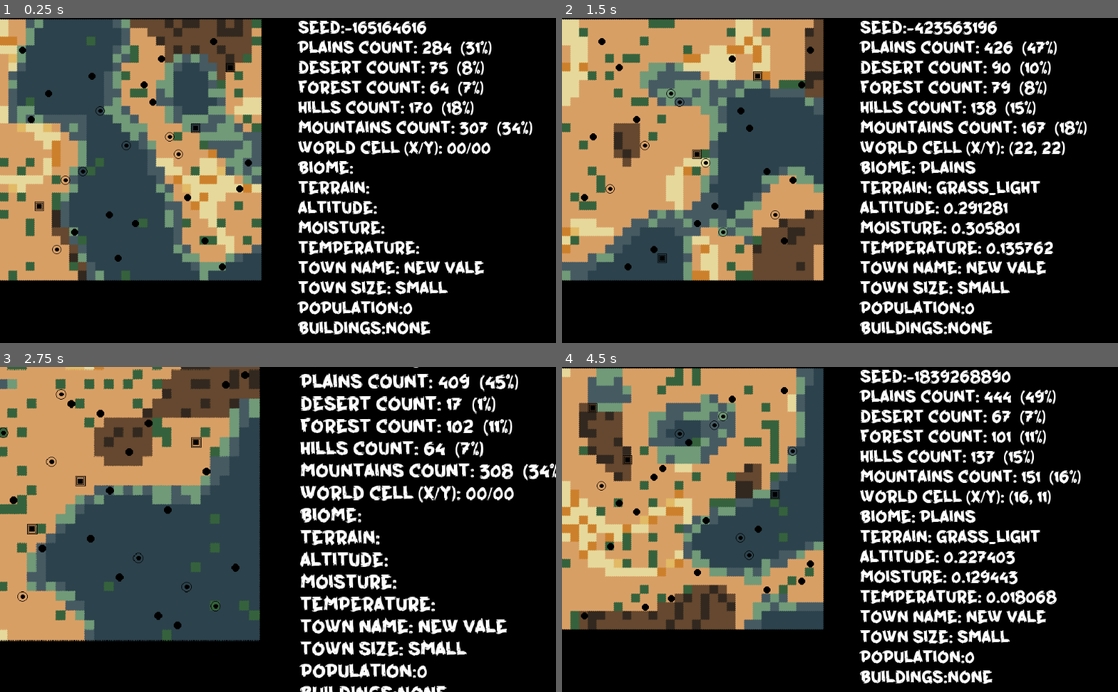
Above: before the commit, frames 1-4 (two rows, left to right).
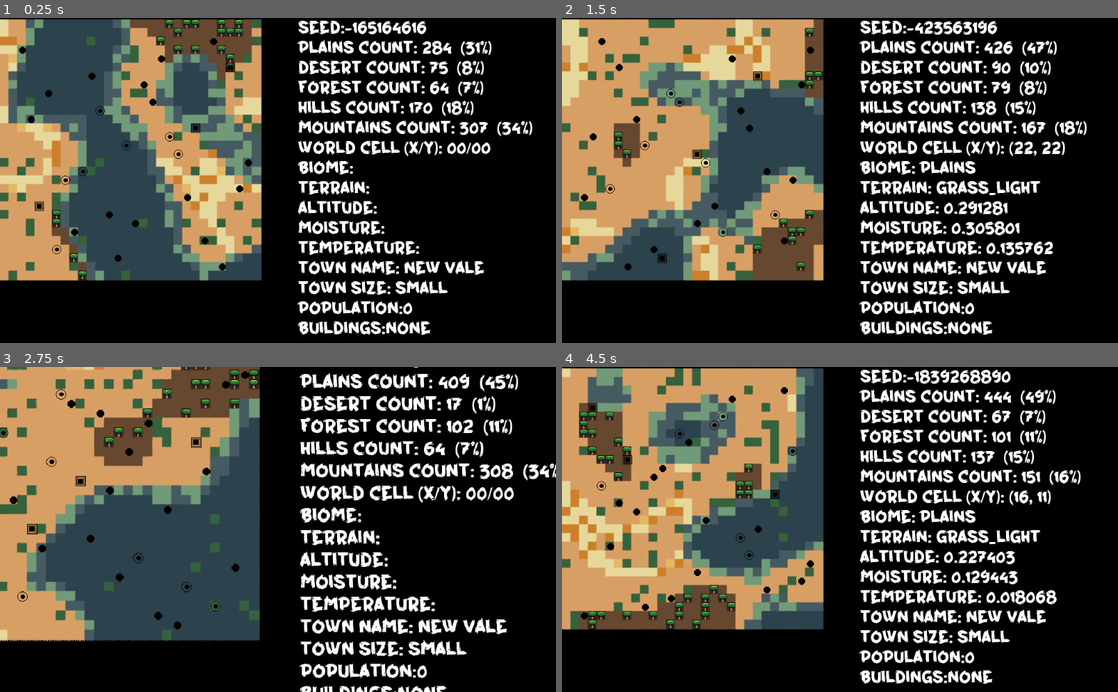
Above: after the commit, the same moments.

Repository: devonps/simple-terrain-gen
Game: Godot game, scene res://WorldGenerator.tscn
Two runs of this game, one before a commit and one after it. Both use one fixed random seed, a clock stepped at 60 frames per second and the inputs below.
Inputs (mouse positions are in pixels of both pictures, inside the frame that each line leads up to):
- Up to frame 1 (0.25 s): no input
- Up to frame 2 (1.5 s): tap Enter (ui_accept) at 0.5, 0.77, 1.25 s; move the mouse to (962, 164) at 0.52 s; hold Mouse wheel up (zoom_in) 0.53-1.25 s; click (962, 164) at 0.67 s; drag from (728, 196) to (812, 245) at 1.27 s
- Up to frame 3 (2.75 s): tap Enter (ui_accept) at 2 s; move the mouse to (333, 458) at 2.02 s; hold Mouse wheel up (zoom_in) from 2.03 s (still down); click (333, 458) at 2.17 s
- Up to frame 4 (4.5 s): release Mouse wheel up (zoom_in) at 2.75 s; tap Enter (ui_accept) at 2.75, 3.5, 3.77, 4.25 s; drag from (812, 594) to (673, 480) at 2.77 s; move the mouse to (1006, 578) at 3.52 s; hold Mouse wheel up (zoom_in) 3.53-4.25 s; click (1006, 578) at 3.67 s; drag from (673, 480) to (756, 448) at 4.27 s

The runs differ from the first frame. In frame 1, 0.5% of the frame differs, in the area x 9-44%, y 0-81%; in frame 2, 0.4%; in frame 3, 0.4%; in frame 4, 0.9%, in the area x 3-35%, y 13-81%.

Commit message:
Added first tree sprite

Diff:
--- a/WorldGenerator.tscn
+++ b/WorldGenerator.tscn
@@ -1,9 +1,292 @@
-[gd_scene load_steps=6 format=2]
+[gd_scene load_steps=8 format=2]
 
 [ext_resource path="res://WorldGenerator.gd" type="Script" id=1]
 [ext_resource path="res://Camera2D.gd" type="Script" id=2]
 [ext_resource path="res://terrain16x16.png" type="Texture" id=3]
 [ext_resource path="res://Arang32.tres" type="DynamicFont" id=4]
+[ext_resource path="res://terrain16x16-v2.png" type="Texture" id=5]
+
+[sub_resource type="TileSet" id=4]
+0/name = "terrain16x16-v2.png 0"
+0/texture = ExtResource( 5 )
+0/tex_offset = Vector2( 0, 0 )
+0/modulate = Color( 1, 1, 1, 1 )
+0/region = Rect2( 0, 0, 19, 19 )
+0/tile_mode = 0
+0/occluder_offset = Vector2( 0, 0 )
+0/navigation_offset = Vector2( 0, 0 )
+0/shape_offset = Vector2( 0, 0 )
+0/shape_transform = Transform2D( 1, 0, 0, 1, 0, 0 )
+0/shape_one_way = false
+0/shape_one_way_margin = 0.0
+0/shapes = [  ]
+0/z_index = 0
+1/name = "terrain16x16-v2.png 1"
+1/texture = ExtResource( 5 )
+1/tex_offset = Vector2( 0, 0 )
+1/modulate = Color( 1, 1, 1, 1 )
+1/region = Rect2( 19, 0, 19, 19 )
+1/tile_mode = 0
+1/occluder_offset = Vector2( 0, 0 )
+1/navigation_offset = Vector2( 0, 0 )
+1/shape_offset = Vector2( 0, 0 )
+1/shape_transform = Transform2D( 1, 0, 0, 1, 0, 0 )
+1/shape_one_way = false
+1/shape_one_way_margin = 0.0
+1/shapes = [  ]
+1/z_index = 0
+2/name = "terrain16x16-v2.png 2"
+2/texture = ExtResource( 5 )
+2/tex_offset = Vector2( 0, 0 )
+2/modulate = Color( 1, 1, 1, 1 )
+2/region = Rect2( 38, 0, 19, 19 )
+2/tile_mode = 0
+2/occluder_offset = Vector2( 0, 0 )
+2/navigation_offset = Vector2( 0, 0 )
+2/shape_offset = Vector2( 0, 0 )
+2/shape_transform = Transform2D( 1, 0, 0, 1, 0, 0 )
+2/shape_one_way = false
+2/shape_one_way_margin = 0.0
+2/shapes = [  ]
+2/z_index = 0
+3/name = "terrain16x16-v2.png 3"
+3/texture = ExtResource( 5 )
+3/tex_offset = Vector2( 0, 0 )
+3/modulate = Color( 1, 1, 1, 1 )
+3/region = Rect2( 57, 0, 19, 19 )
+3/tile_mode = 0
+3/occluder_offset = Vector2( 0, 0 )
+3/navigation_offset = Vector2( 0, 0 )
+3/shape_offset = Vector2( 0, 0 )
+3/shape_transform = Transform2D( 1, 0, 0, 1, 0, 0 )
+3/shape_one_way = false
+3/shape_one_way_margin = 0.0
+3/shapes = [  ]
+3/z_index = 0
+4/name = "terrain16x16-v2.png 4"
+4/texture = ExtResource( 5 )
+4/tex_offset = Vector2( 0, 0 )
+4/modulate = Color( 1, 1, 1, 1 )
+4/region = Rect2( 76, 0, 19, 19 )
+4/tile_mode = 0
+4/occluder_offset = Vector2( 0, 0 )
+4/navigation_offset = Vector2( 0, 0 )
+4/shape_offset = Vector2( 0, 0 )
+4/shape_transform = Transform2D( 1, 0, 0, 1, 0, 0 )
+4/shape_one_way = false
+4/shape_one_way_margin = 0.0
+4/shapes = [  ]
+4/z_index = 0
+5/name = "terrain16x16-v2.png 5"
+5/texture = ExtResource( 5 )
+5/tex_offset = Vector2( 0, 0 )
+5/modulate = Color( 1, 1, 1, 1 )
+5/region = Rect2( 95, 0, 19, 19 )
+5/tile_mode = 0
+5/occluder_offset = Vector2( 0, 0 )
+5/navigation_offset = Vector2( 0, 0 )
+5/shape_offset = Vector2( 0, 0 )
+5/shape_transform = Transform2D( 1, 0, 0, 1, 0, 0 )
+5/shape_one_way = false
+5/shape_one_way_margin = 0.0
+5/shapes = [  ]
+5/z_index = 0
+6/name = "terrain16x16-v2.png 6"
+6/texture = ExtResource( 5 )
+6/tex_offset = Vector2( 0, 0 )
+6/modulate = Color( 1, 1, 1, 1 )
+6/region = Rect2( 114, 0, 19, 19 )
+6/tile_mode = 0
+6/occluder_offset = Vector2( 0, 0 )
+6/navigation_offset = Vector2( 0, 0 )
+6/shape_offset = Vector2( 0, 0 )
+6/shape_transform = Transform2D( 1, 0, 0, 1, 0, 0 )
+6/shape_one_way = false
+6/shape_one_way_margin = 0.0
+6/shapes = [  ]
+6/z_index = 0
+7/name = "terrain16x16-v2.png 7"
+7/texture = ExtResource( 5 )
+7/tex_offset = Vector2( 0, 0 )
+7/modulate = Color( 1, 1, 1, 1 )
+7/region = Rect2( 133, 0, 19, 19 )
+7/tile_mode = 0
+7/occluder_offset = Vector2( 0, 0 )
+7/navigation_offset = Vector2( 0, 0 )
+7/shape_offset = Vector2( 0, 0 )
+7/shape_transform = Transform2D( 1, 0, 0, 1, 0, 0 )
+7/shape_one_way = false
+7/shape_one_way_margin = 0.0
+7/shapes = [  ]
+7/z_index = 0
+8/name = "terrain16x16-v2.png 8"
+8/texture = ExtResource( 5 )
+8/tex_offset = Vector2( 0, 0 )
+8/modulate = Color( 1, 1, 1, 1 )
+8/region = Rect2( 152, 0, 19, 19 )
+8/tile_mode = 0
+8/occluder_offset = Vector2( 0, 0 )
+8/navigation_offset = Vector2( 0, 0 )
+8/shape_offset = Vector2( 0, 0 )
+8/shape_transform = Transform2D( 1, 0, 0, 1, 0, 0 )
+8/shape_one_way = false
+8/shape_one_way_margin = 0.0
+8/shapes = [  ]
+8/z_index = 0
+9/name = "terrain16x16-v2.png 9"
+9/texture = ExtResource( 5 )
+9/tex_offset = Vector2( 0, 0 )
+9/modulate = Color( 1, 1, 1, 1 )
+9/region = Rect2( 171, 0, 19, 19 )
+9/tile_mode = 0
+9/occluder_offset = Vector2( 0, 0 )
+9/navigation_offset = Vector2( 0, 0 )
+9/shape_offset = Vector2( 0, 0 )
+9/shape_transform = Transform2D( 1, 0, 0, 1, 0, 0 )
+9/shape_one_way = false
+9/shape_one_way_margin = 0.0
+9/shapes = [  ]
+9/z_index = 0
+10/name = "terrain16x16-v2.png 10"
+10/texture = ExtResource( 5 )
+10/tex_offset = Vector2( 0, 0 )
+10/modulate = Color( 1, 1, 1, 1 )
+10/region = Rect2( 190, 0, 19, 19 )
+10/tile_mode = 0
+10/occluder_offset = Vector2( 0, 0 )
+10/navigation_offset = Vector2( 0, 0 )
+10/shape_offset = Vector2( 0, 0 )
+10/shape_transform = Transform2D( 1, 0, 0, 1, 0, 0 )
+10/shape_one_way = false
+10/shape_one_way_margin = 0.0
+10/shapes = [  ]
+10/z_index = 0
+11/name = "terrain16x16-v2.png 11"
+11/texture = ExtResource( 5 )
+11/tex_offset = Vector2( 0, 0 )
+11/modulate = Color( 1, 1, 1, 1 )
+11/region = Rect2( 209, 0, 19, 19 )
+11/tile_mode = 0
+11/occluder_offset = Vector2( 0, 0 )
+11/navigation_offset = Vector2( 0, 0 )
+11/shape_offset = Vector2( 0, 0 )
+11/shape_transform = Transform2D( 1, 0, 0, 1, 0, 0 )
+11/shape_one_way = false
+11/shape_one_way_margin = 0.0
+11/shapes = [  ]
+11/z_index = 0
+12/name = "terrain16x16-v2.png 12"
+12/texture = ExtResource( 5 )
+12/tex_offset = Vector2( 0, 0 )
+12/modulate = Color( 1, 1, 1, 1 )
+12/region = Rect2( 228, 0, 19, 19 )
+12/tile_mode = 0
+12/occluder_offset = Vector2( 0, 0 )
+12/navigation_offset = Vector2( 0, 0 )
+12/shape_offset = Vector2( 0, 0 )
+12/shape_transform = Transform2D( 1, 0, 0, 1, 0, 0 )
+12/shape_one_way = false
+12/shape_one_way_margin = 0.0
+12/shapes = [  ]
+12/z_index = 0
+13/name = "terrain16x16-v2.png 13"
+13/texture = ExtResource( 5 )
+13/tex_offset = Vector2( 0, 0 )
+13/modulate = Color( 1, 1, 1, 1 )
+13/region = Rect2( 247, 0, 19, 19 )
+13/tile_mode = 0
+13/occluder_offset = Vector2( 0, 0 )
+13/navigation_offset = Vector2( 0, 0 )
+13/shape_offset = Vector2( 0, 0 )
+13/shape_transform = Transform2D( 1, 0, 0, 1, 0, 0 )
+13/shape_one_way = false
+13/shape_one_way_margin = 0.0
+13/shapes = [  ]
+13/z_index = 0
+14/name = "terrain16x16-v2.png 14"
+14/texture = ExtResource( 5 )
+14/tex_offset = Vector2( 0, 0 )
+14/modulate = Color( 1, 1, 1, 1 )
+14/region = Rect2( 266, 0, 19, 19 )
+14/tile_mode = 0
+14/occluder_offset = Vector2( 0, 0 )
+14/navigation_offset = Vector2( 0, 0 )
+14/shape_offset = Vector2( 0, 0 )
+14/shape_transform = Transform2D( 1, 0, 0, 1, 0, 0 )
+14/shape_one_way = false
+14/shape_one_way_margin = 0.0
+14/shapes = [  ]
+14/z_index = 0
+15/name = "terrain16x16-v2.png 15"
+15/texture = ExtResource( 5 )
+15/tex_offset = Vector2( 0, 0 )
+15/modulate = Color( 1, 1, 1, 1 )
+15/region = Rect2( 285, 0, 19, 19 )
+15/tile_mode = 0
+15/occluder_offset = Vector2( 0, 0 )
+15/navigation_offset = Vector2( 0, 0 )
+15/shape_offset = Vector2( 0, 0 )
+15/shape_transform = Transform2D( 1, 0, 0, 1, 0, 0 )
+15/shape_one_way = false
+15/shape_one_way_margin = 0.0
+15/shapes = [  ]
+15/z_index = 0
+16/name = "terrain16x16-v2.png 16"
+16/texture = ExtResource( 5 )
+16/tex_offset = Vector2( 0, 0 )
+16/modulate = Color( 1, 1, 1, 1 )
+16/region = Rect2( 304, 0, 19, 19 )
+16/tile_mode = 0
+16/occluder_offset = Vector2( 0, 0 )
+16/navigation_offset = Vector2( 0, 0 )
+16/shape_offset = Vector2( 0, 0 )
+16/shape_transform = Transform2D( 1, 0, 0, 1, 0, 0 )
+16/shape_one_way = false
+16/shape_one_way_margin = 0.0
+16/shapes = [  ]
+16/z_index = 0
+17/name = "terrain16x16-v2.png 17"
+17/texture = ExtResource( 5 )
+17/tex_offset = Vector2( 0, 0 )
+17/modulate = Color( 1, 1, 1, 1 )
+17/region = Rect2( 323, 0, 19, 19 )
+17/tile_mode = 0
+17/occluder_offset = Vector2( 0, 0 )
+17/navigation_offset = Vector2( 0, 0 )
+17/shape_offset = Vector2( 0, 0 )
+17/shape_transform = Transform2D( 1, 0, 0, 1, 0, 0 )
+17/shape_one_way = false
+17/shape_one_way_margin = 0.0
+17/shapes = [  ]
+17/z_index = 0
+18/name = "terrain16x16-v2.png 18"
+18/texture = ExtResource( 5 )
+18/tex_offset = Vector2( 0, 0 )
+18/modulate = Color( 1, 1, 1, 1 )
+18/region = Rect2( 342, 0, 19, 19 )
+18/tile_mode = 0
+18/occluder_offset = Vector2( 0, 0 )
+18/navigation_offset = Vector2( 0, 0 )
+18/shape_offset = Vector2( 0, 0 )
+18/shape_transform = Transform2D( 1, 0, 0, 1, 0, 0 )
+18/shape_one_way = false
+18/shape_one_way_margin = 0.0
+18/shapes = [  ]
+18/z_index = 0
+19/name = "terrain16x16-v2.png 19"
+19/texture = ExtResource( 5 )
+19/tex_offset = Vector2( 0, 0 )
+19/modulate = Color( 1, 1, 1, 1 )
+19/region = Rect2( 361, 0, 19, 19 )
+19/tile_mode = 0
+19/occluder_offset = Vector2( 0, 0 )
+19/navigation_offset = Vector2( 0, 0 )
+19/shape_offset = Vector2( 0, 0 )
+19/shape_transform = Transform2D( 1, 0, 0, 1, 0, 0 )
+19/shape_one_way = false
+19/shape_one_way_margin = 0.0
+19/shapes = [  ]
+19/z_index = 0
 
 [sub_resource type="TileSet" id=3]
 0/name = "0 Grass-light"
@@ -293,7 +576,7 @@
 [node name="YSort" type="YSort" parent="."]
 
 [node name="TileMap" type="TileMap" parent="."]
-tile_set = SubResource( 3 )
+tile_set = SubResource( 4 )
 cell_size = Vector2( 16, 16 )
 format = 1
 
Binary file added: terrain16x16-v2.png
Not shown, added: terrain16x16-v2.png.import
Binary file changed: terrain16x16.png
